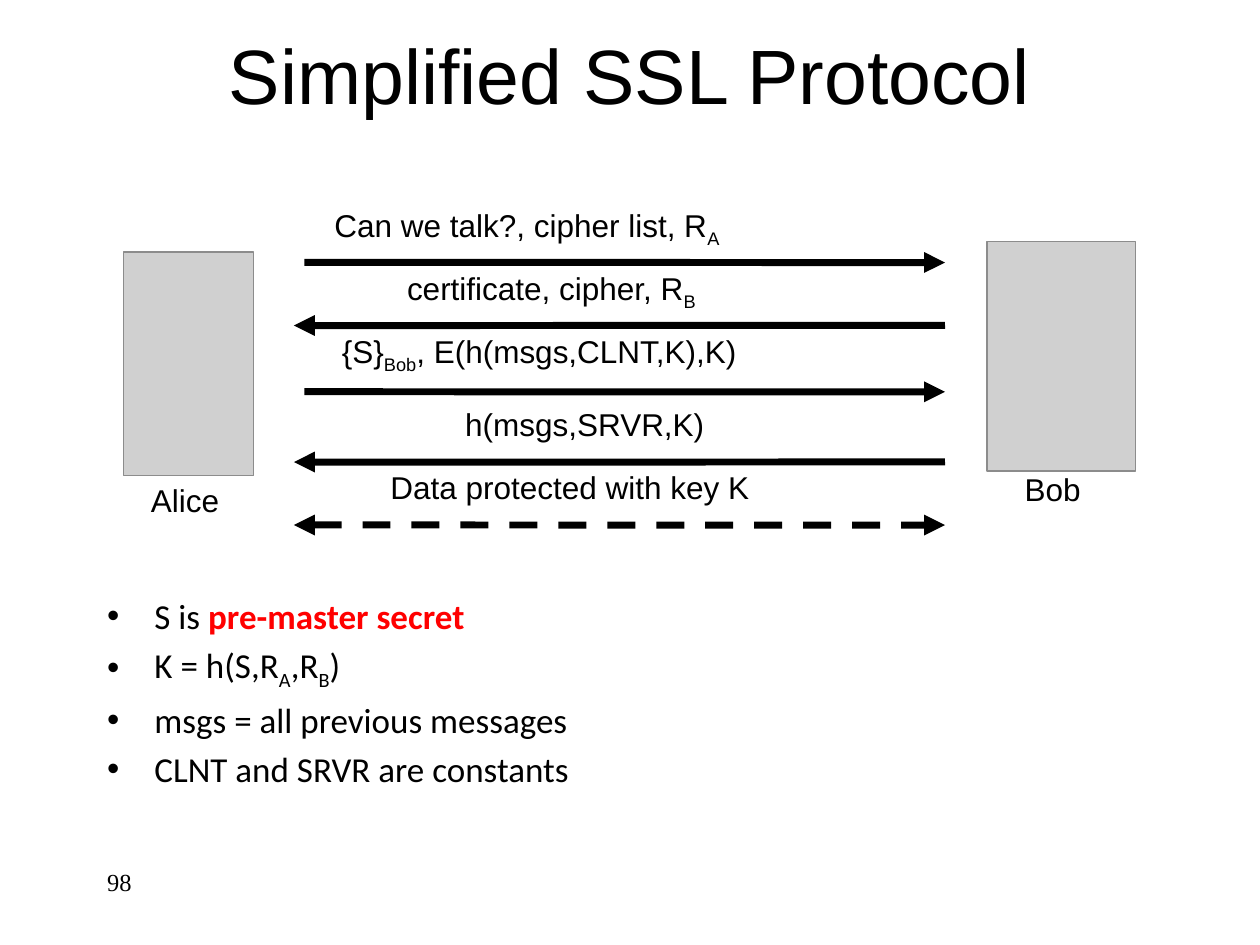
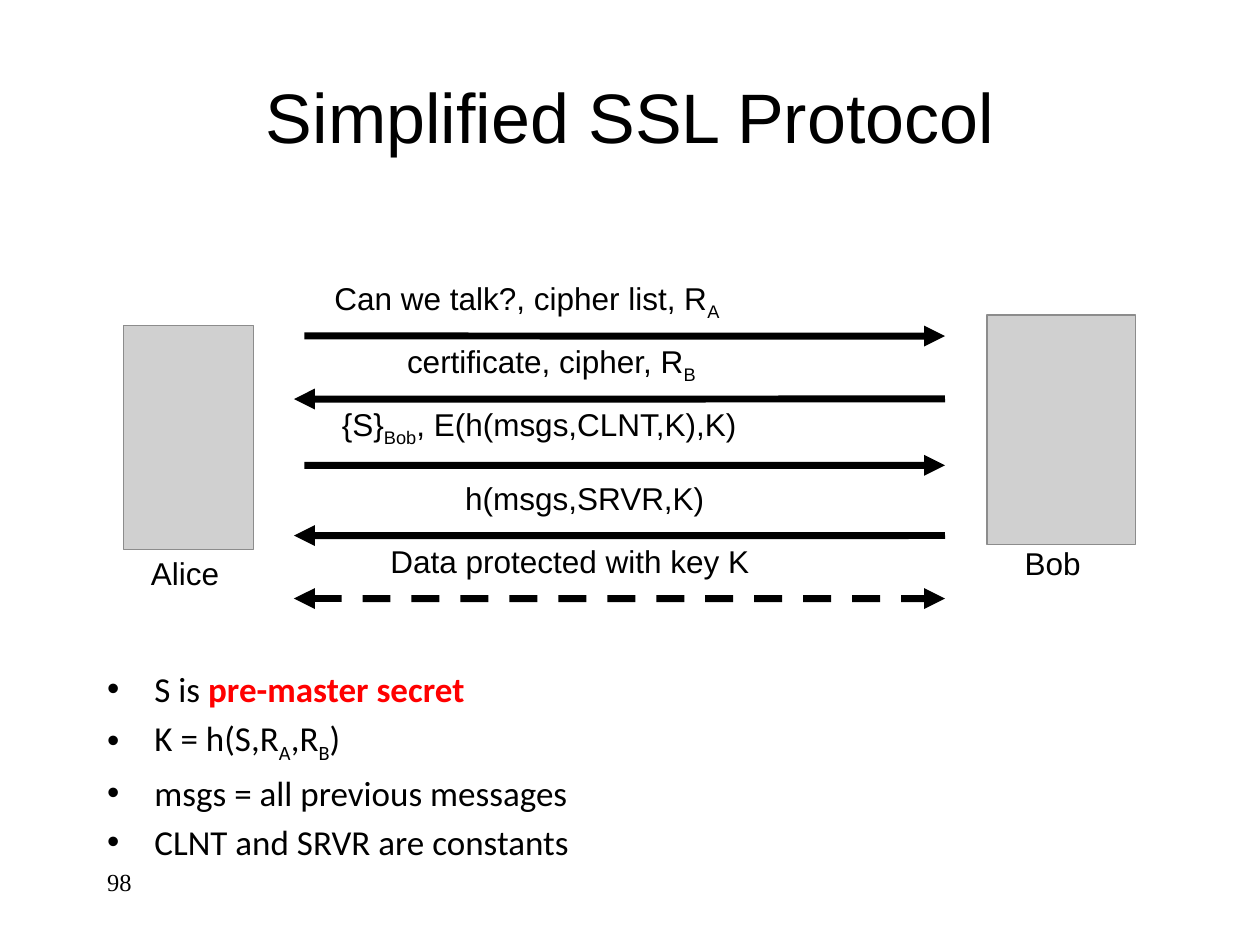
Before and after one commit to jlmucb/class_notes, a slide deck: slide 98 of BerkeleyClass/CS290Spring2013/Lectures/Cryptoclass9.pptx. Drawn at 1260x945 pixels with LibreOffice and Linux fonts; fonts in the diff are those of the drawing; grey boxes stand for pictures. Boxes give left, top, right and bottom in pixels: in the first picture for what was removed or moved away, otherwise in the second. Text is boxed around its words. In the diff, an @@ line names an element or a change of style, - is before the commit and + after.

```diff
--- a/BerkeleyClass/CS290Spring2013/Lectures/Cryptoclass9.pptx
+++ b/BerkeleyClass/CS290Spring2013/Lectures/Cryptoclass9.pptx
@@ title "Simplified SSL Protocol": place and size @@
-title "Simplified SSL Protocol" at <box>229,48,1029,119</box>
+title "Simplified SSL Protocol" at <box>266,92,994,156</box>
@@ title "Simplified SSL Protocol" at <box>266,92,994,156</box>: size 44 to 40 pt @@
@@ 8 texts, 4 arrows, 2 pictures, 1 double arrow: place and size @@
-8 texts, 4 arrows, 2 pictures, 1 double arrow at <box>123,214,1135,783</box>
+8 texts, 4 arrows, 2 pictures, 1 double arrow at <box>123,287,1135,856</box>
```
Also in this commit, not shown: 86 other slides changed, 1 other file.
